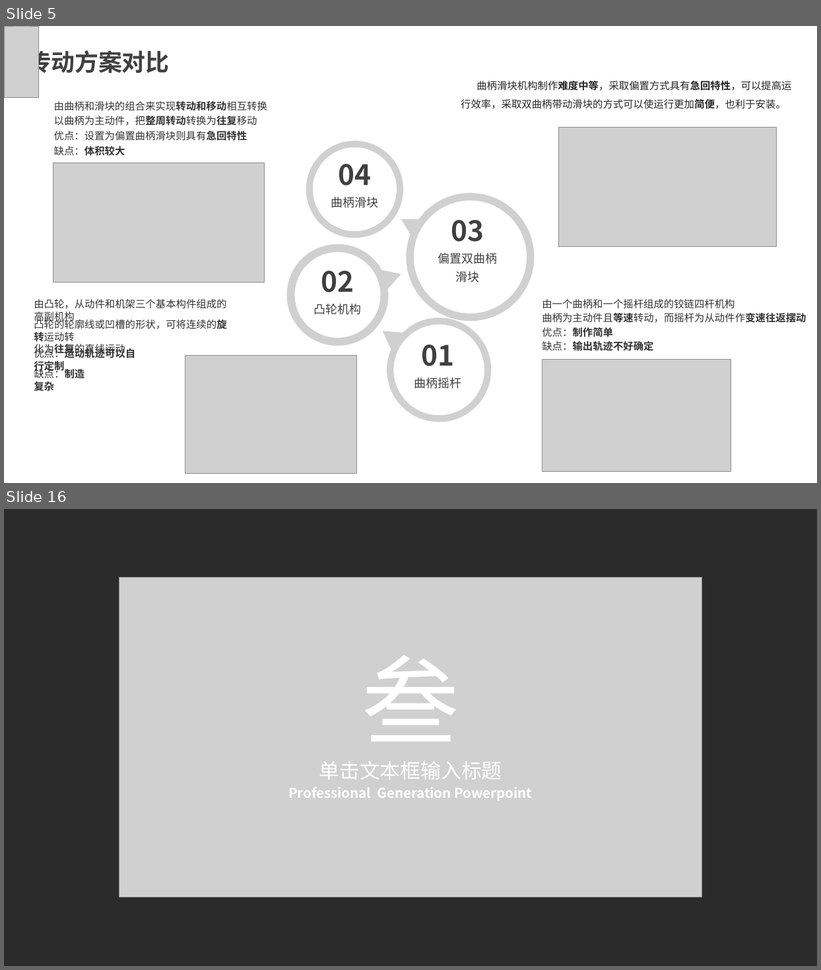
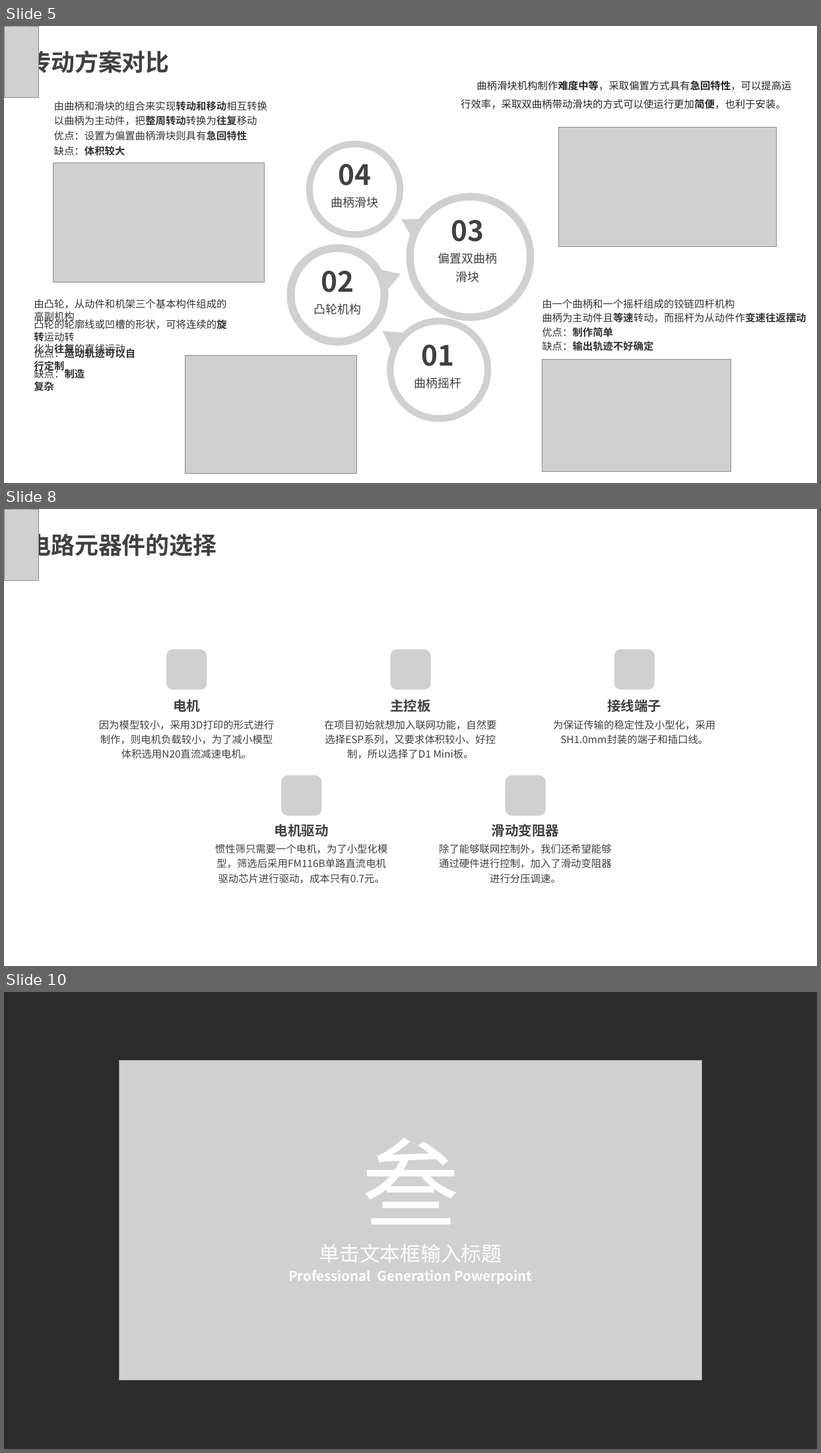
Before and after one commit to CMChris-Beat/InertiaScreen, a slide deck: 4.Docs/3.PresentationDoc/惯性筛课程设计答辩PPT.pptx. Shown one above the other, each under a label of ours: slides 5 and 16 before the commit, slides 5, 8 and 10 after it; the slides between them are not shown. The pictures are 821x970 and 821x1453 pixels, drawn with LibreOffice and Linux fonts; fonts in the diff are those of the drawing; grey boxes stand for pictures; background and template pictures are left out; a plain dark background stands for a picture behind light text. Boxes give left, top, right and bottom in pixels: in the first picture for what was removed or moved away, otherwise in the second. Text is boxed around its words. In the diff, an @@ line names an element or a change of style, - is before the commit and + after.

```diff
--- a/4.Docs/3.PresentationDoc/惯性筛课程设计答辩PPT.pptx
+++ b/4.Docs/3.PresentationDoc/惯性筛课程设计答辩PPT.pptx
@@ slide 8 added at box(4, 509, 817, 966), background picture (left out) @@
@@ rectangle added at box(4, 509, 817, 966), fill #FFFFFF at 78% opacity @@
@@ picture added at box(4, 509, 39, 581) @@
@@ text added at box(27, 530, 217, 560), 28 pt, text #404040, bold @@
+电路元器件的选择
@@ picture added at box(166, 650, 208, 691) @@
@@ picture added at box(178, 661, 195, 678) @@
@@ picture added at box(390, 650, 432, 691) @@
@@ picture added at box(403, 661, 418, 678) @@
@@ picture added at box(614, 650, 655, 691) @@
@@ picture added at box(626, 661, 643, 678) @@
@@ text added at box(173, 699, 200, 712), 16 pt, text #404040, bold @@
+电机
@@ text added at box(390, 699, 430, 712), 16 pt, text #404040, bold @@
+主控板
@@ text added at box(607, 699, 661, 712), 16 pt, text #404040, bold @@
+接线端子
@@ text added at box(99, 720, 274, 759), 12 pt, text #404040 @@
+因为模型较小，采用3D打印的形式进行制作，则电机负载较小，为了减小模型体积选用N20直流减速电机。
@@ text added at box(324, 720, 497, 759), 12 pt, text #404040 @@
+在项目初始就想加入联网功能，自然要选择ESP系列，又要求体积较小、好控制，所以选择了D1 Mini板。
@@ text added at box(553, 720, 715, 745), 12 pt, text #404040 @@
+为保证传输的稳定性及小型化，采用SH1.0mm封装的端子和插口线。
@@ picture added at box(281, 775, 322, 817) @@
@@ picture added at box(505, 775, 547, 817) @@
@@ picture added at box(293, 788, 310, 804) @@
@@ picture added at box(517, 788, 534, 804) @@
@@ text added at box(275, 824, 329, 837), 16 pt, text #404040, bold @@
+电机驱动
@@ text added at box(492, 824, 559, 837), 16 pt, text #404040, bold @@
+滑动变阻器
@@ text added at box(215, 844, 388, 884), 12 pt, text #404040 @@
+惯性筛只需要一个电机，为了小型化模型，筛选后采用FM116B单路直流电机驱动芯片进行驱动，成本只有0.7元。
@@ text added at box(439, 844, 612, 883), 12 pt, text #404040 @@
+除了能够联网控制外，我们还希望能够通过硬件进行控制，加入了滑动变阻器进行分压调速。
@@ what was slide 16 is now slide 10 @@
```
Also in this commit, not shown: 2 slides changed, 1 other slide added, 2 slides removed, 4 other files.
